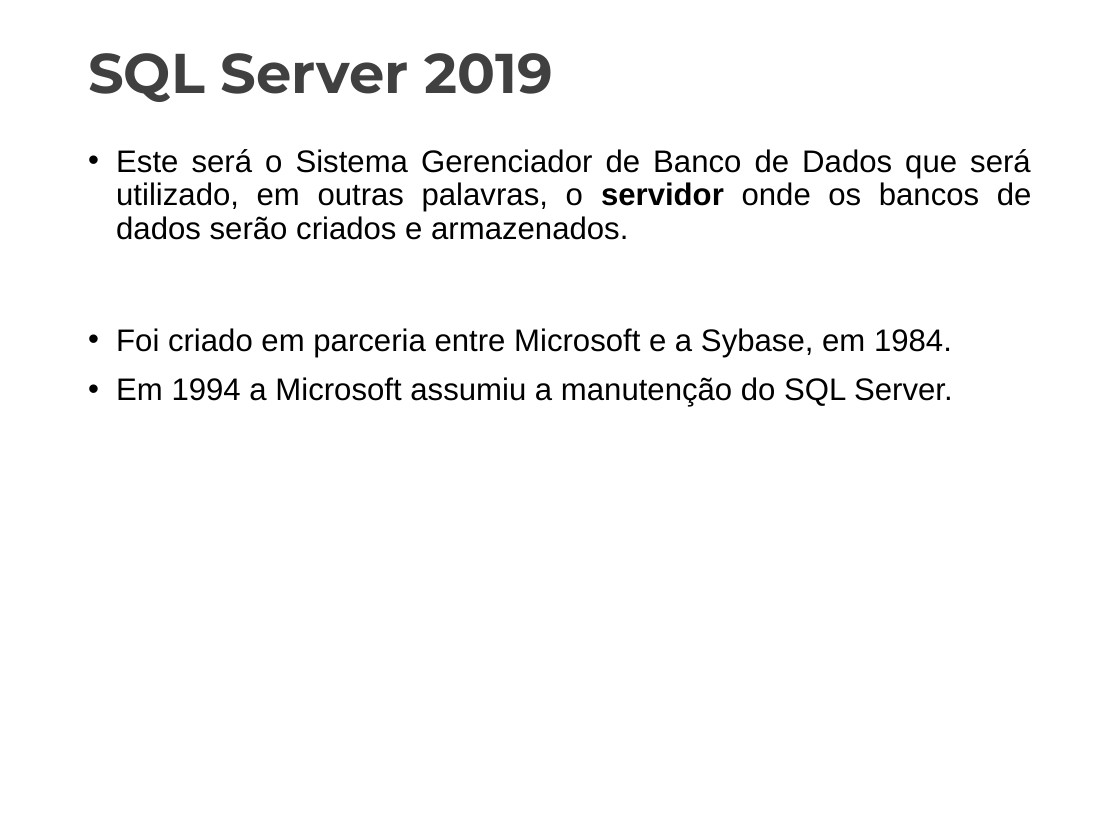
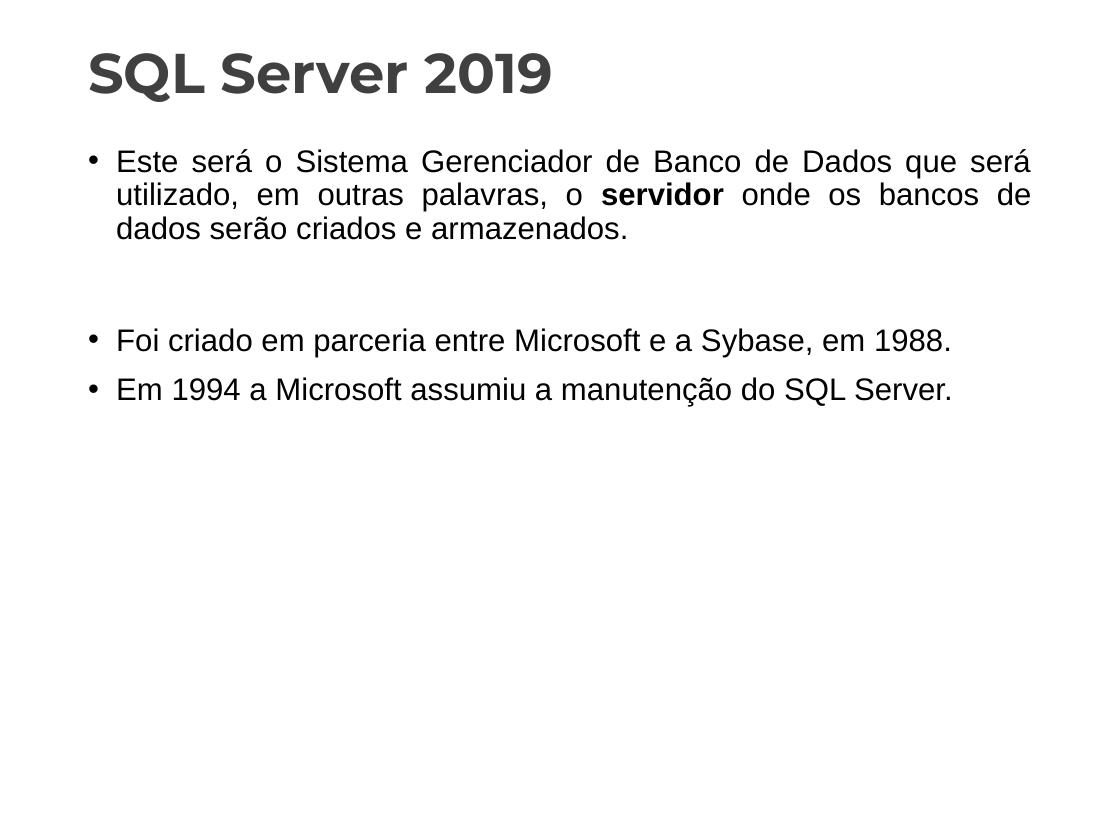
Before and after one commit to senai-desenvolvimento/2021-2S-2D, a slide deck: slide 12 of sprint-1-bd/aulas/Aula_02_BD.pptx. Drawn at 1120x840 pixels with LibreOffice and Linux fonts; fonts in the diff are those of the drawing; background and template pictures are left out. Boxes give left, top, right and bottom in pixels: in the first picture for what was removed or moved away, otherwise in the second. Text is boxed around its words. In the diff, an @@ line names an element or a change of style, - is before the commit and + after.

Commit message:
Atualiza aula 02 bd

```diff
--- a/sprint-1-bd/aulas/Aula_02_BD.pptx
+++ b/sprint-1-bd/aulas/Aula_02_BD.pptx
@@ text at (x1=116, y1=328, x2=952, y2=357): text changed @@
-• Foi criado em parceria entre Microsoft e a Sybase, em 1984.
+• Foi criado em parceria entre Microsoft e a Sybase, em 1988.
```
